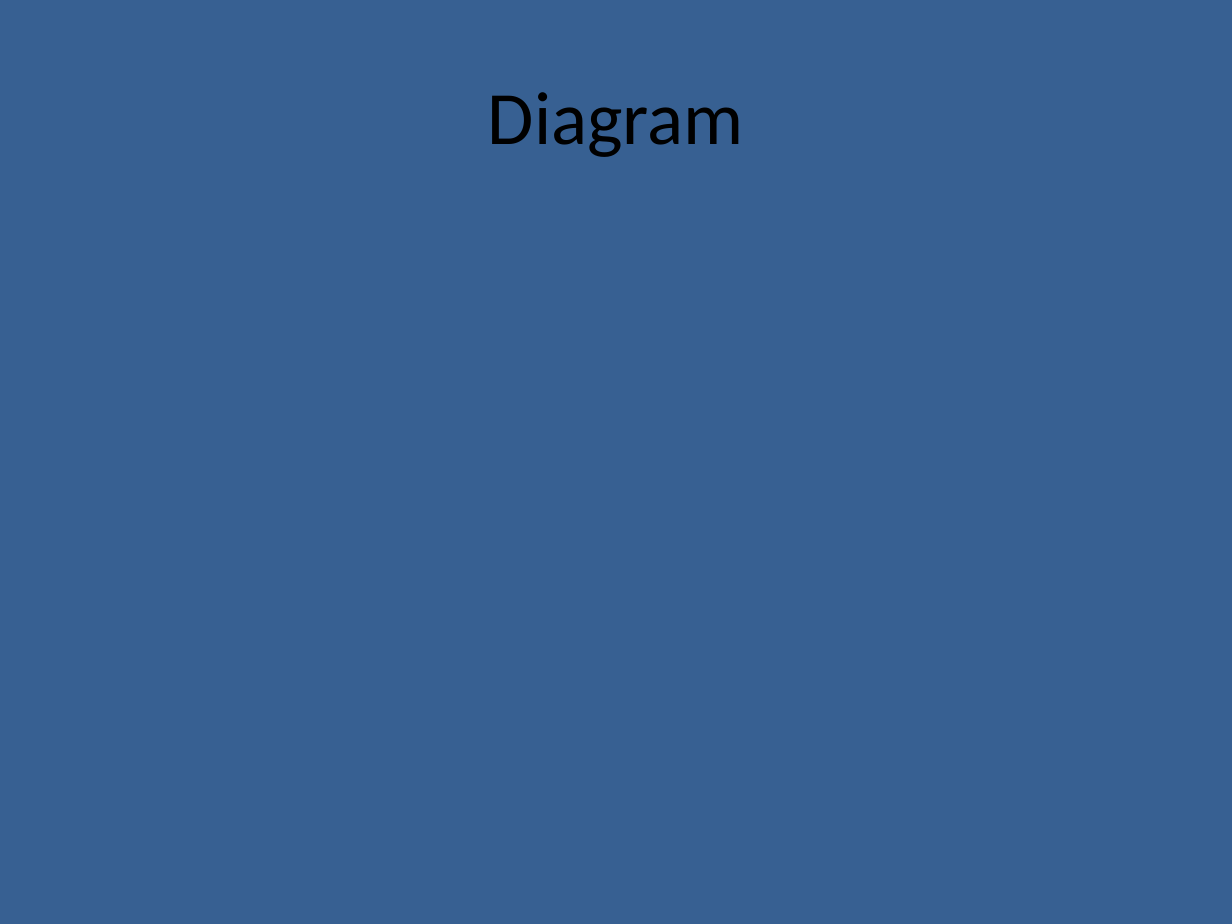
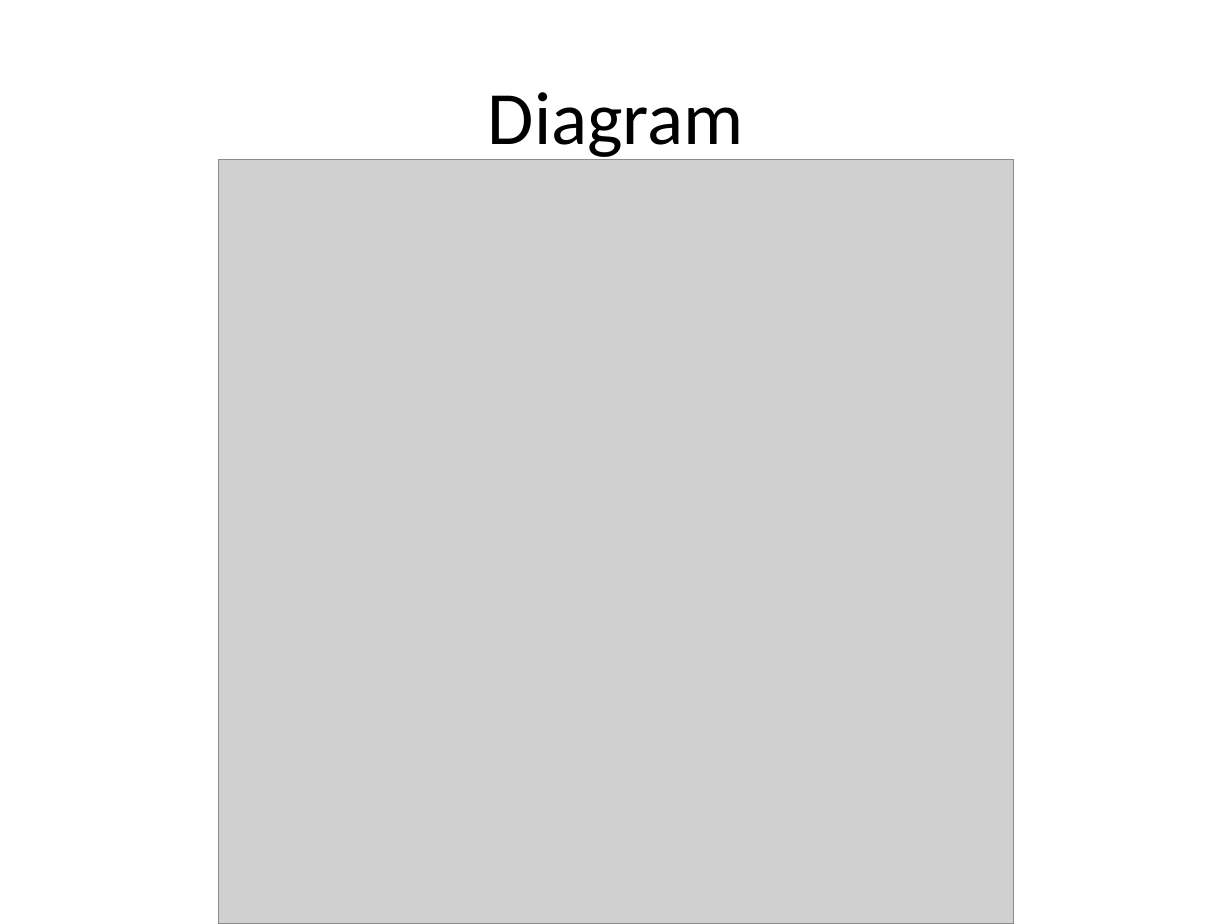
Before and after one commit to Chris-Mahon/BattlezoneRedux, a slide deck: slide 5 of Documentation/Presentations/Presentation - Methodologies.pptx (slide 4 before the commit). Drawn at 1232x924 pixels with LibreOffice and Linux fonts; fonts in the diff are those of the drawing; grey boxes stand for pictures. Boxes give left, top, right and bottom in pixels: in the first picture for what was removed or moved away, otherwise in the second. Text is boxed around its words. In the diff, an @@ line names an element or a change of style, - is before the commit and + after.

```diff
--- a/Documentation/Presentations/Presentation - Methodologies.pptx
+++ b/Documentation/Presentations/Presentation - Methodologies.pptx
@@ background #376092 to #FFFFFF @@
@@ picture added at <box>218,159,1014,924</box> @@
```
Also in this commit, not shown: 9 other slides changed, 9 other files.
